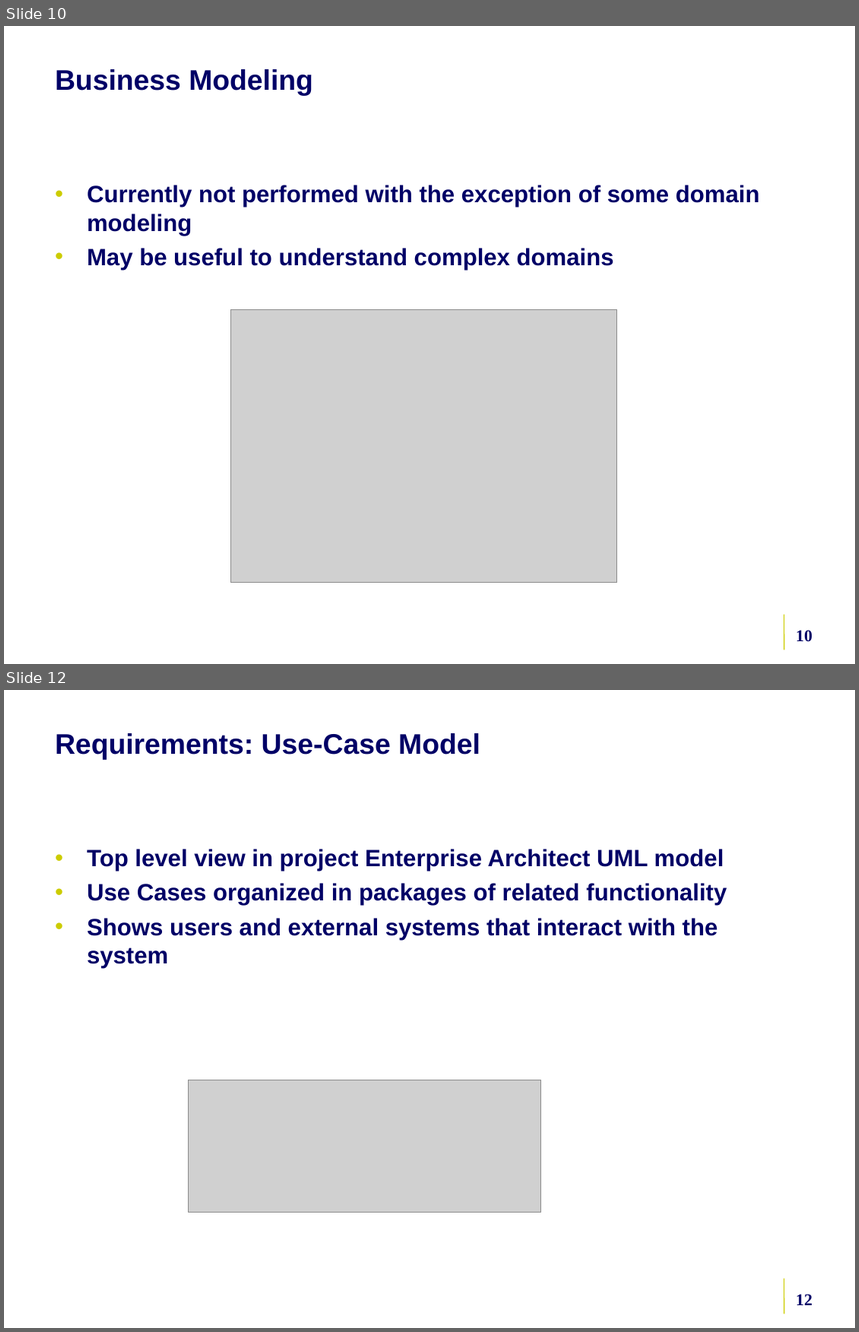
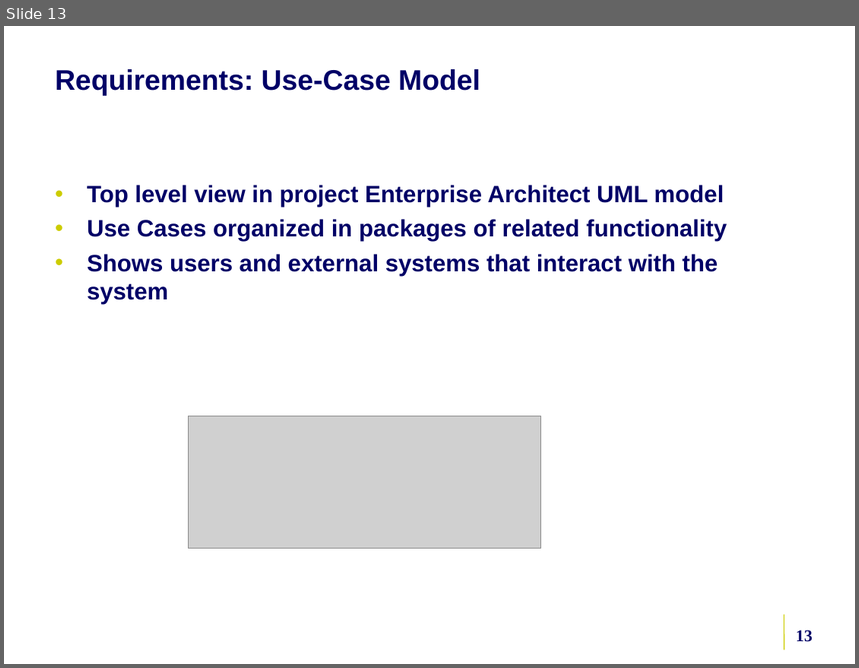
Before and after one commit to NCIP/caarray-docs, a slide deck: environment/references/5am_ncicb_development_process.ppt. Shown one above the other, each under a label of ours: slides 10 and 12 before the commit, slide 13 after it; the slides between them are not shown. The pictures are 859x1332 and 859x668 pixels, drawn with LibreOffice and Linux fonts; fonts in the diff are those of the drawing; grey boxes stand for pictures; background and template pictures are left out. Boxes give left, top, right and bottom in pixels: in the first picture for what was removed or moved away, otherwise in the second. Text is boxed around its words. In the diff, an @@ line names an element or a change of style, - is before the commit and + after.

```diff
--- a/environment/references/5am_ncicb_development_process.ppt
+++ b/environment/references/5am_ncicb_development_process.ppt
@@ slide 10 removed at (4, 26, 855, 664), background picture (left out); not listed: 1 template element that a slide beside it also shows @@
@@ title removed at (55, 69, 313, 96) @@
-Business Modeling
@@ text removed at (87, 185, 760, 270) @@
-• Currently not performed with the exception of some domain modeling
-• May be useful to understand complex domains
@@ picture removed at (231, 309, 618, 582) @@
@@ page number removed at (796, 630, 813, 642) @@
-10
@@ what was slide 12 is now slide 13 @@
@@ page number at (796, 630, 813, 642): text changed @@
-12
+13
```
Also in this commit, not shown: 10 slides changed, 9 slides added, 6 other slides removed.
